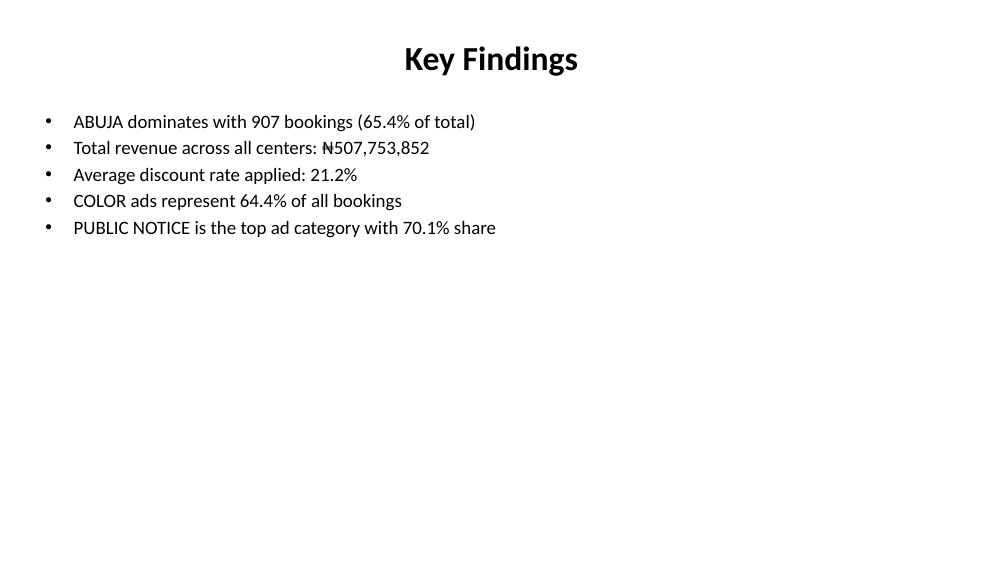
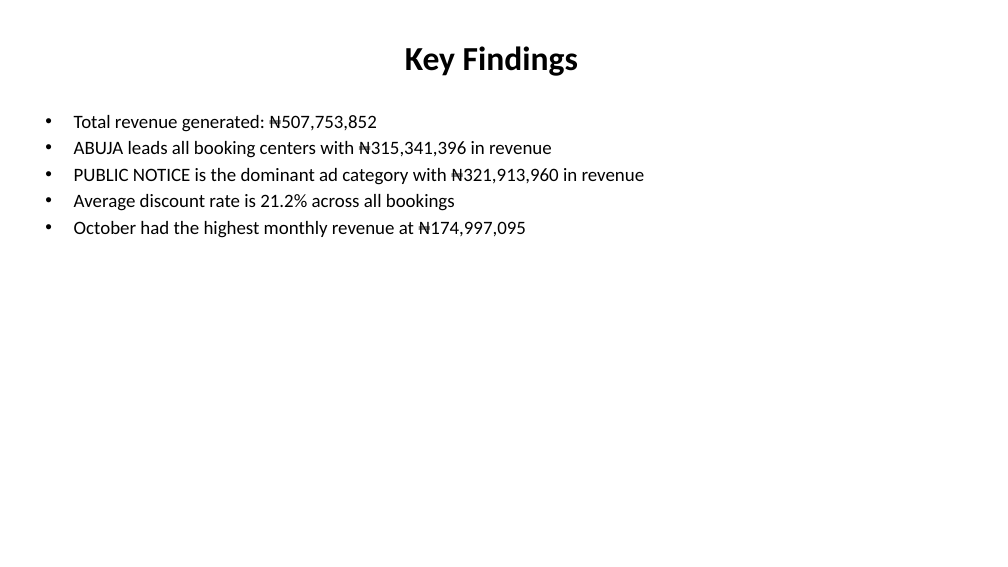
Before and after one commit to Legitbosz/AI-Data-Agent, a slide deck: slide 3 of report.pptx. Drawn at 1008x567 pixels with LibreOffice and Linux fonts; fonts in the diff are those of the drawing. Boxes give left, top, right and bottom in pixels: in the first picture for what was removed or moved away, otherwise in the second. Text is boxed around its words. In the diff, an @@ line names an element or a change of style, - is before the commit and + after.

Commit message:
Fix export charts: colors, currency, Word chart images, XML escaping

```diff
--- a/report.pptx
+++ b/report.pptx
@@ text at bbox=[74, 115, 645, 238]: text changed @@
-• ABUJA dominates with 907 bookings (65.4% of total)
-• Total revenue across all centers: ₦507,753,852
-• Average discount rate applied: 21.2%
-• COLOR ads represent 64.4% of all bookings
-• PUBLIC NOTICE is the top ad category with 70.1% share
+• Total revenue generated: ₦507,753,852
+• ABUJA leads all booking centers with ₦315,341,396 in revenue
+• PUBLIC NOTICE is the dominant ad category with ₦321,913,960 in revenue
+• Average discount rate is 21.2% across all bookings
+• October had the highest monthly revenue at ₦174,997,095
```
Also in this commit, not shown: 5 other slides changed, 1 slide added, 1 slide removed, 8 other files.
